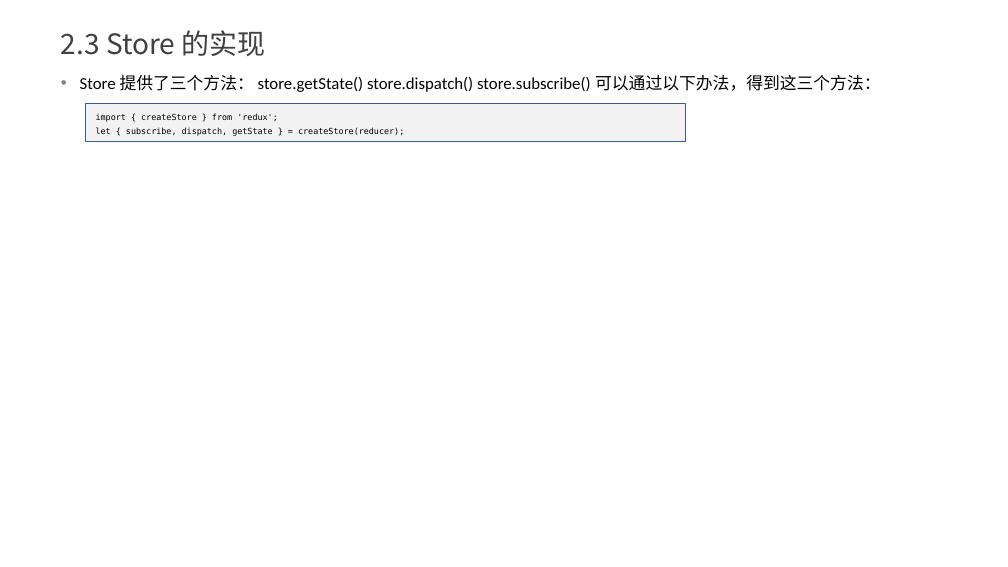
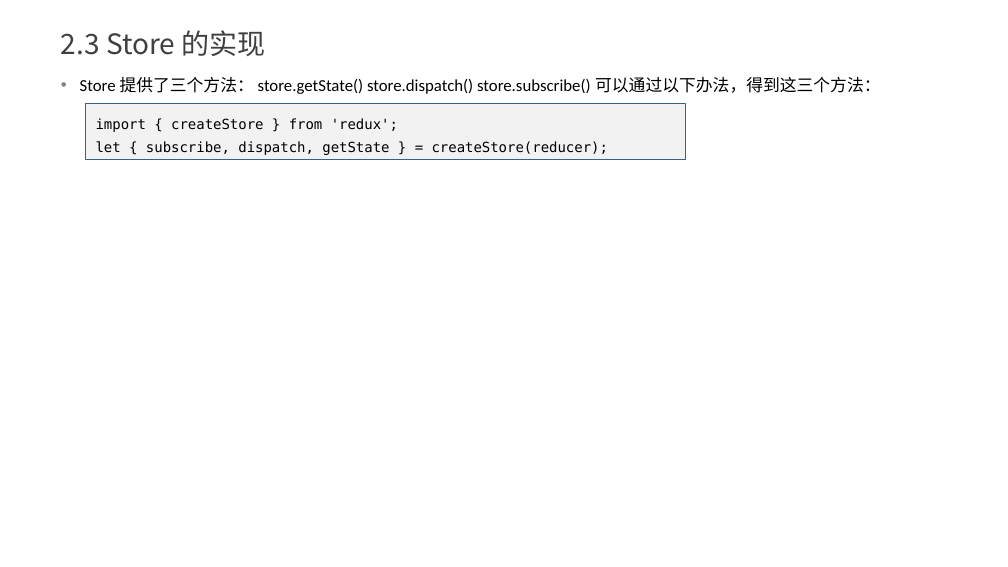
Before and after one commit to yxl2628/reactjs, a slide deck: slide 28 of ppt/03 React技术栈.pptx (slide 27 before the commit). Drawn at 1008x567 pixels with LibreOffice and Linux fonts; fonts in the diff are those of the drawing. Boxes give left, top, right and bottom in pixels: in the first picture for what was removed or moved away, otherwise in the second. Text is boxed around its words. In the diff, an @@ line names an element or a change of style, - is before the commit and + after.

```diff
--- a/ppt/03 React技术栈.pptx
+++ b/ppt/03 React技术栈.pptx
@@ text "Store 提供了三个方法： store.getState() store.dispatch() store.subsc ..." at (80,77,881,94): line spacing 1.3 to 1.4 @@
@@ rectangle "import { createStore } from ...": place and size @@
-rectangle "import { createStore } from ..." at (86,103,685,141)
+rectangle "import { createStore } from ..." at (86,103,685,159)
@@ rectangle "import { createStore } from ..." at (86,103,685,159): size 6 to 10 pt @@
```
Also in this commit, not shown: 11 other slides changed, 1 other file.
